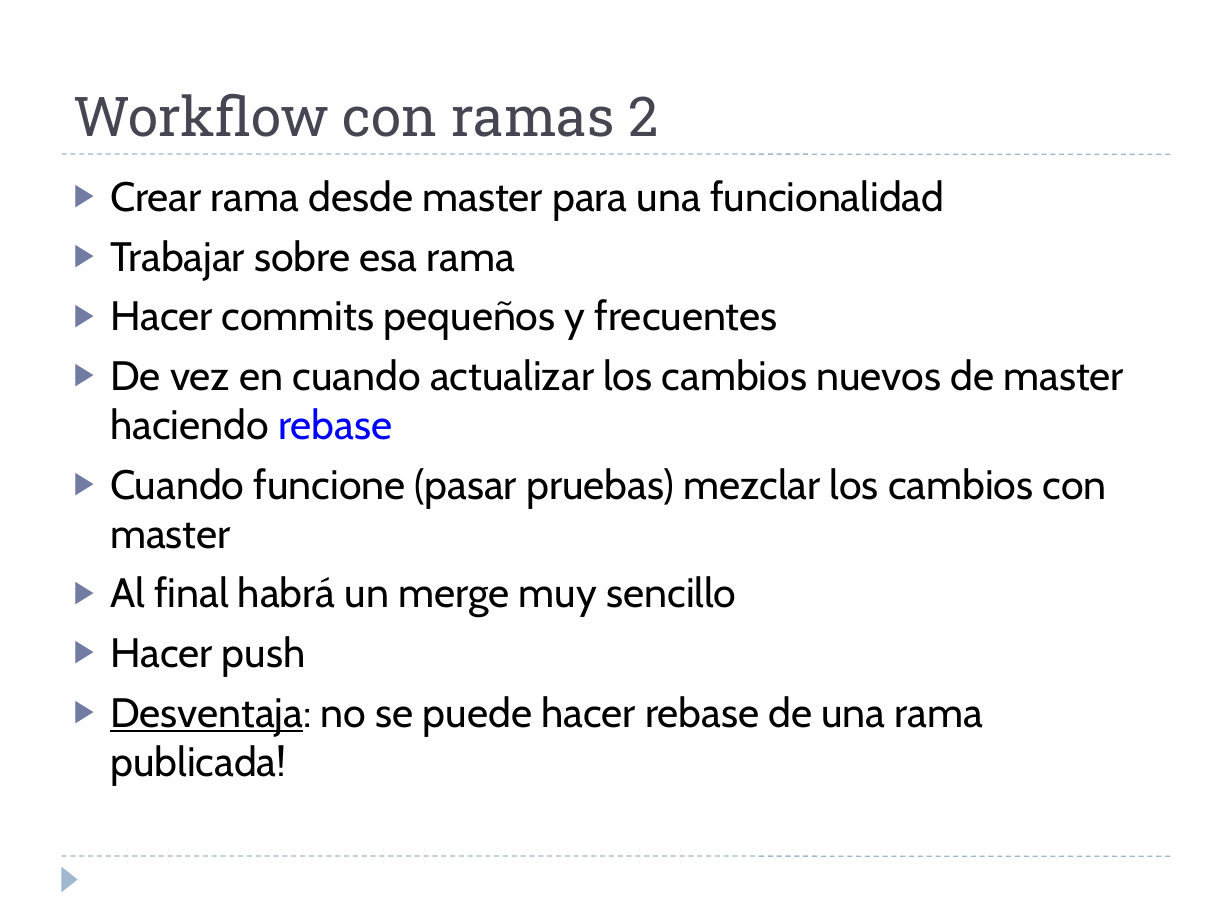
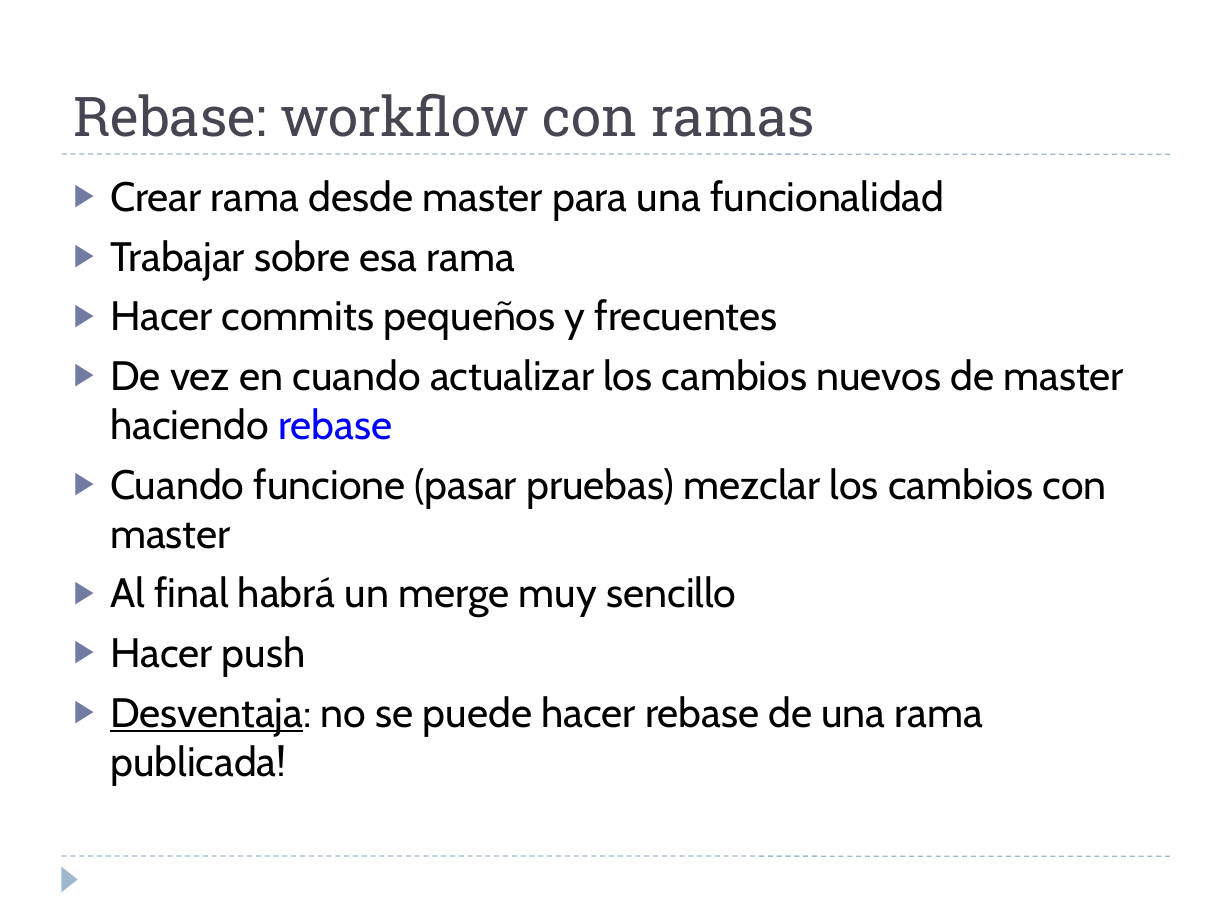
Before and after one commit to martina-if/curso_git, a slide deck: slide 40 of GIT.ppt (slide 38 before the commit). Drawn at 1232x924 pixels with LibreOffice and Linux fonts; fonts in the diff are those of the drawing. Boxes give left, top, right and bottom in pixels: in the first picture for what was removed or moved away, otherwise in the second. Text is boxed around its words. In the diff, an @@ line names an element or a change of style, - is before the commit and + after.

```diff
--- a/GIT.ppt
+++ b/GIT.ppt
@@ text at (74,93,815,137): text changed @@
-Workflow con ramas 2
+Rebase: workflow con ramas
```
Also in this commit, not shown: 7 other slides changed, 5 slides added, 2 slides removed.
